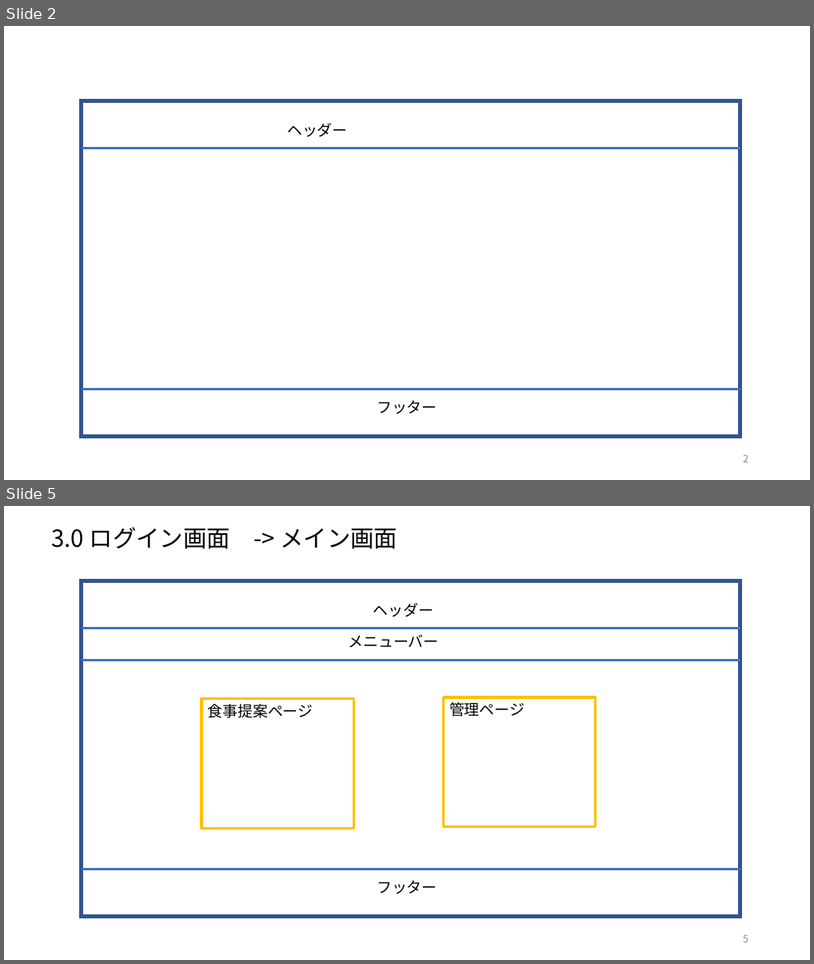
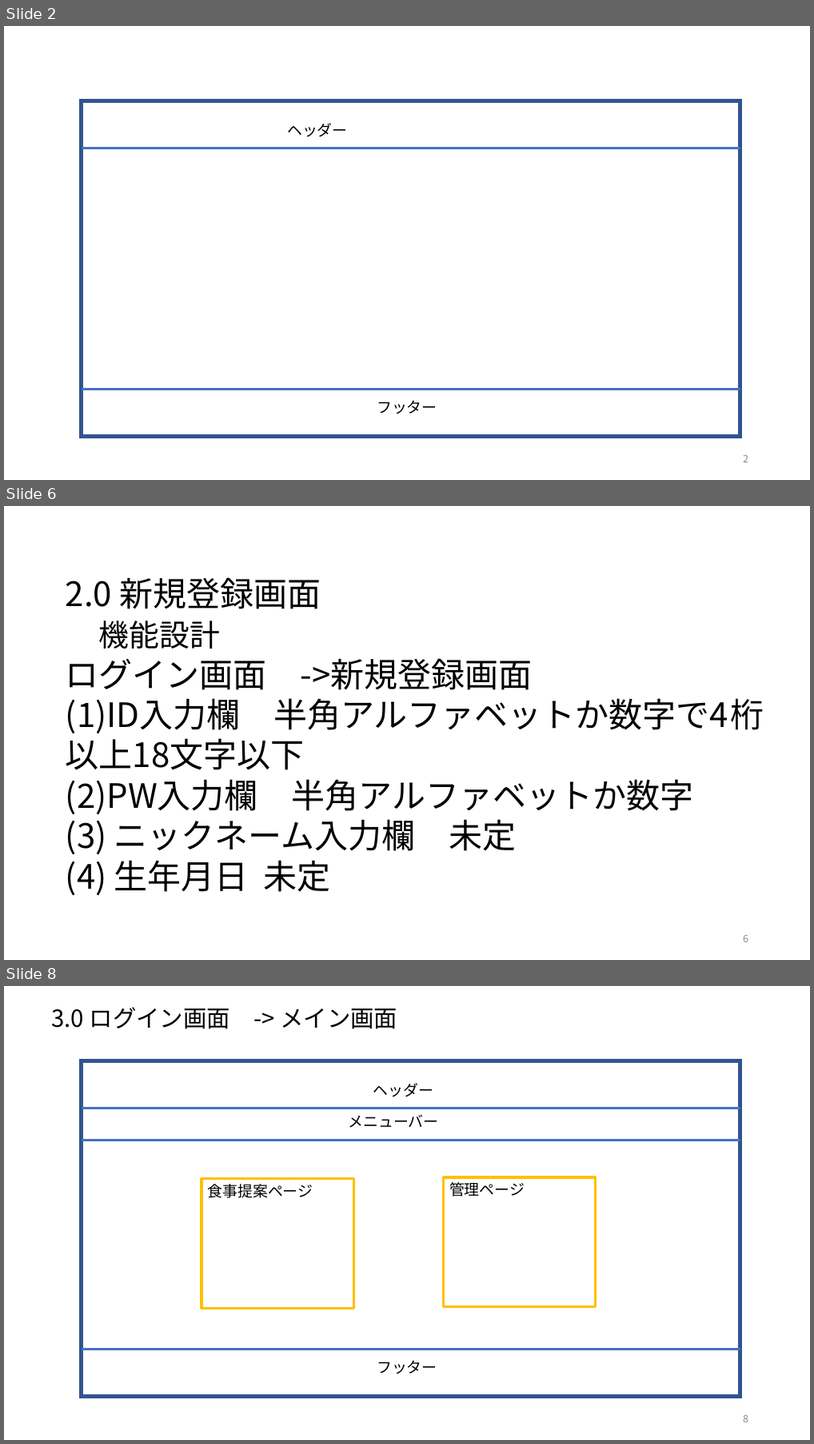
Before and after one commit to dojo2023/F-1, a slide deck: doc/外部設計/画面設計書 ver1.2.pptx. Shown one above the other, each under a label of ours: slides 2 and 5 before the commit, slides 2, 6 and 8 after it; the slides between them are not shown. The pictures are 814x964 and 814x1444 pixels, drawn with LibreOffice and Linux fonts; fonts in the diff are those of the drawing. Boxes give left, top, right and bottom in pixels: in the first picture for what was removed or moved away, otherwise in the second. Text is boxed around its words. In the diff, an @@ line names an element or a change of style, - is before the commit and + after.

```diff
--- a/doc/外部設計/画面設計書 ver1.2.pptx
+++ b/doc/外部設計/画面設計書 ver1.2.pptx
@@ slide 6 added at bbox=[4, 506, 810, 960], background #FFFFFF @@
@@ text added at bbox=[66, 577, 765, 895], 40 pt, text #000000 @@
+2.0 新規登録画面
+機能設計
+ログイン画面 ->新規登録画面
+(1)ID入力欄 半角アルファベットか数字で4 桁以上18文字以下
+(2)PW入力欄 半角アルファベットか数字
+(3) ニックネーム入力欄 未定
+(4) 生年月日 未定
@@ page number added at bbox=[743, 935, 749, 942], 12 pt, text #8C8C8C @@
+6
@@ what was slide 5 is now slide 8 @@
@@ page number at bbox=[743, 1415, 749, 1422]: text changed @@
-5
+8
```
Also in this commit, not shown: 2 slides changed, 2 other slides added, 5 slides removed.
